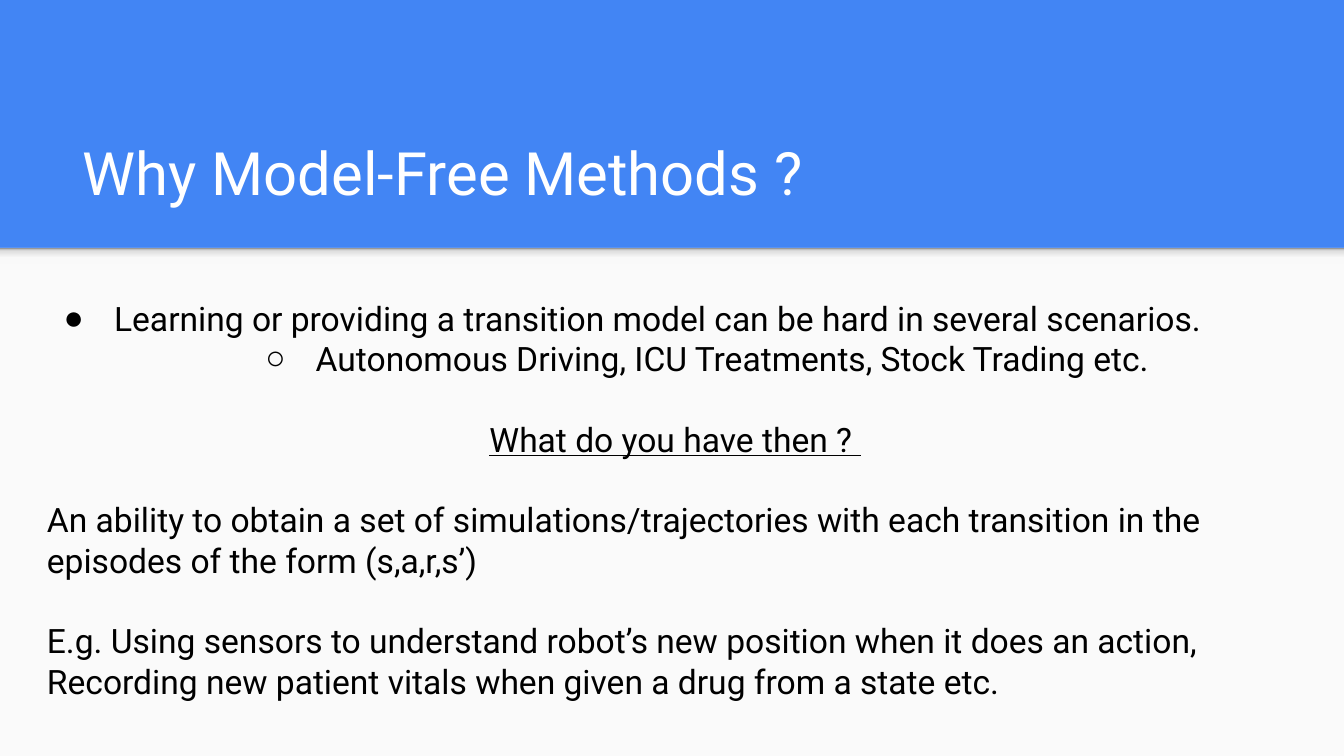
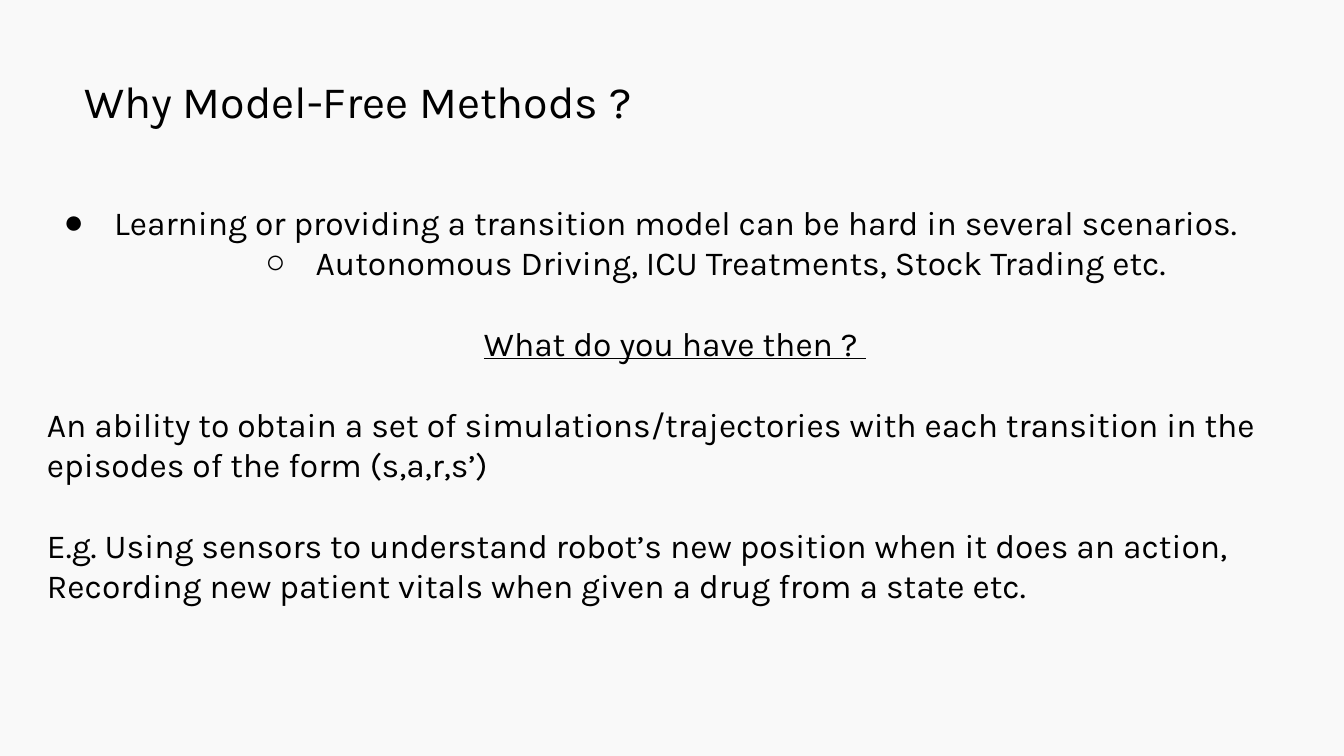
Before and after one commit to Harvard-IACS/2019-CS109B, a slide deck: slide 51 of content/lectures/lecture14/presentation/cs109b_lecture14_RL.pptx (slide 21 before the commit). Drawn at 1344x756 pixels with LibreOffice and Linux fonts; fonts in the diff are those of the drawing. Boxes give left, top, right and bottom in pixels: in the first picture for what was removed or moved away, otherwise in the second. Text is boxed around its words. In the diff, an @@ line names an element or a change of style, - is before the commit and + after.

```diff
--- a/content/lectures/lecture14/presentation/cs109b_lecture14_RL.pptx
+++ b/content/lectures/lecture14/presentation/cs109b_lecture14_RL.pptx
@@ background #4285F4 to #F9F9F9 @@
@@ title "Why Model-Free Methods ?": place and size @@
-title "Why Model-Free Methods ?" at [83,150,760,208]
+title "Why Model-Free Methods ?" at [84,87,598,129]
@@ title "Why Model-Free Methods ?" at [84,87,598,129]: size 32 to 24 pt, font Roboto to Karla, text colour #FFFFFF to #000000 @@
@@ text "Learning or providing a transition ...": place and size @@
-text "Learning or providing a transition ..." at [47,305,1200,701]
+text "Learning or providing a transition ..." at [47,212,1255,607]
@@ text "Learning or providing a transition ..." at [47,212,1255,607]: font Roboto to Karla @@
@@ rectangle removed at [0,247,1344,755] @@
@@ rectangle removed at [0,247,1344,263] @@
```
Also in this commit, not shown: 16 other slides changed, 41 slides added, 11 slides removed, 1 other file.
